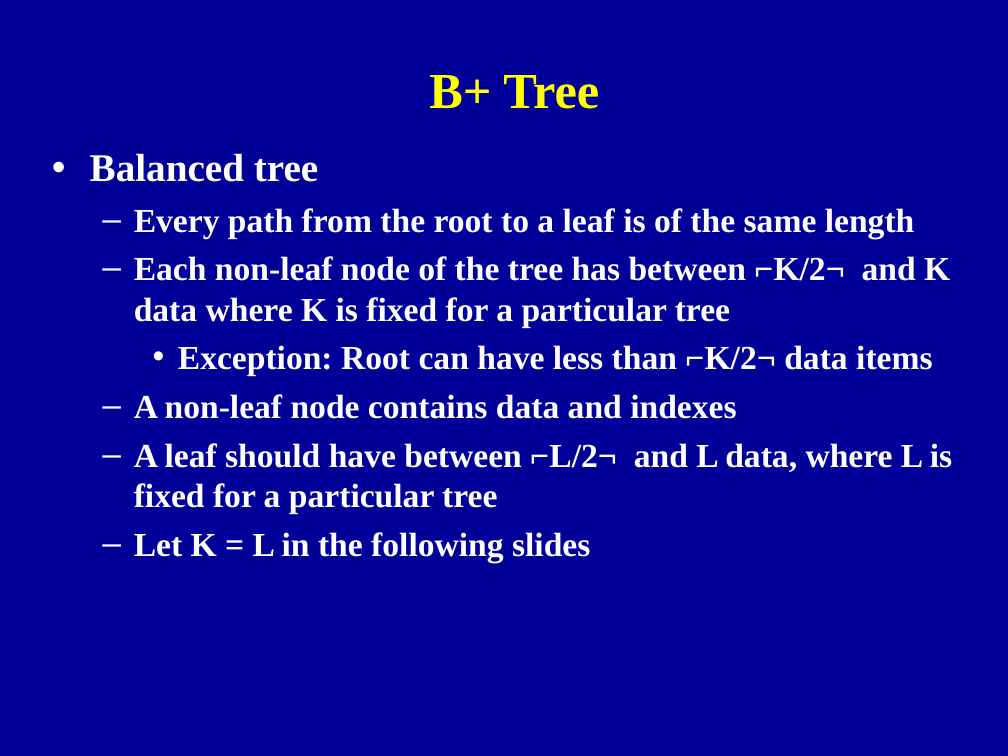
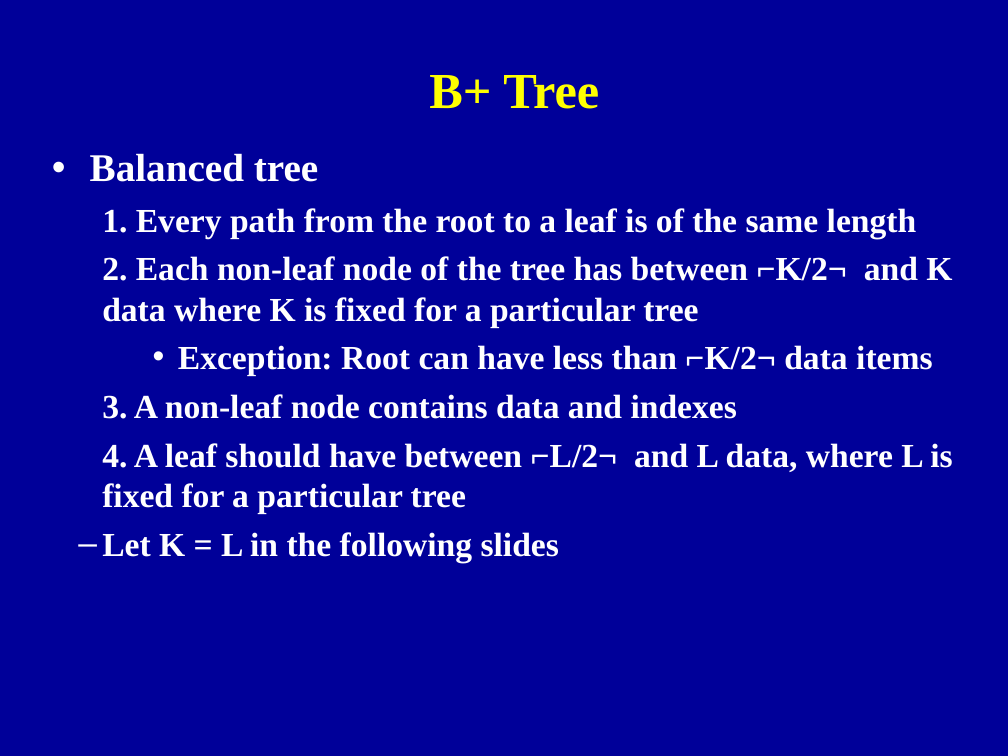
Before and after one commit to WenjunLi2004/SZU-Course, a slide deck: slide 19 of 大三上/数据库系统/PPT/12-INDEX.ppt. Drawn at 1008x756 pixels with LibreOffice and Linux fonts; fonts in the diff are those of the drawing. Boxes give left, top, right and bottom in pixels: in the first picture for what was removed or moved away, otherwise in the second. Text is boxed around its words. In the diff, an @@ line names an element or a change of style, - is before the commit and + after.

```diff
--- a/大三上/数据库系统/PPT/12-INDEX.ppt
+++ b/大三上/数据库系统/PPT/12-INDEX.ppt
@@ text at bbox=[102, 208, 952, 327]: text changed @@
-  – Every path from the root to a leaf is of the same length
-  – Each non-leaf node of the tree has between ⌐K/2¬ and K data where K is fixed for a particular tree
+  1. Every path from the root to a leaf is of the same length
+  2. Each non-leaf node of the tree has between ⌐K/2¬ and K data where K is fixed for a particular tree
@@ text at bbox=[102, 394, 952, 514]: text changed @@
-  – A non-leaf node contains data and indexes
-  – A leaf should have between ⌐L/2¬ and L data, where L is fixed for a particular tree
+  3. A non-leaf node contains data and indexes
+  4. A leaf should have between ⌐L/2¬ and L data, where L is fixed for a particular tree
@@ text at bbox=[102, 532, 559, 562]: indent changed @@
```
Also in this commit, not shown: 4 other slides changed, 30 other files.
